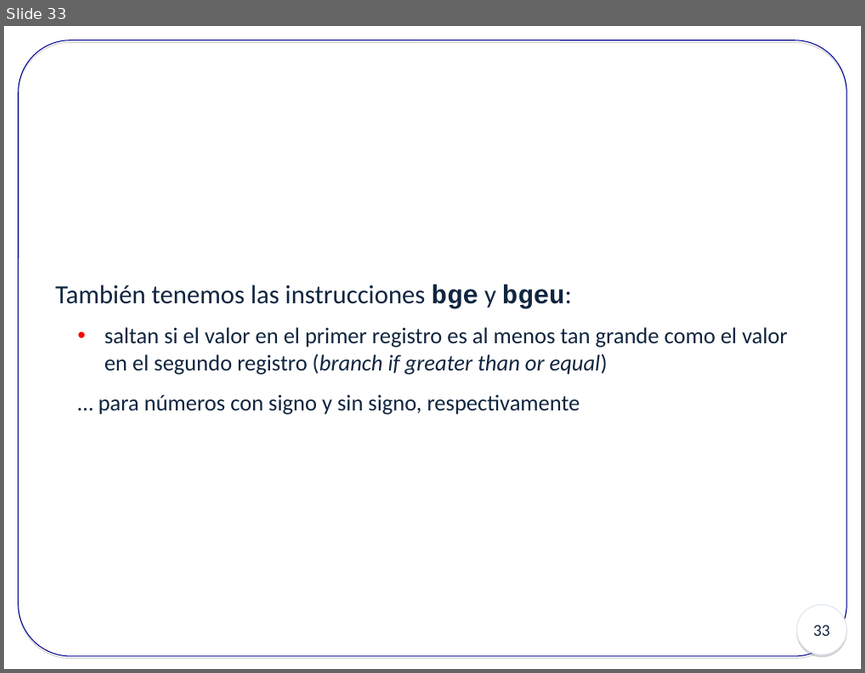
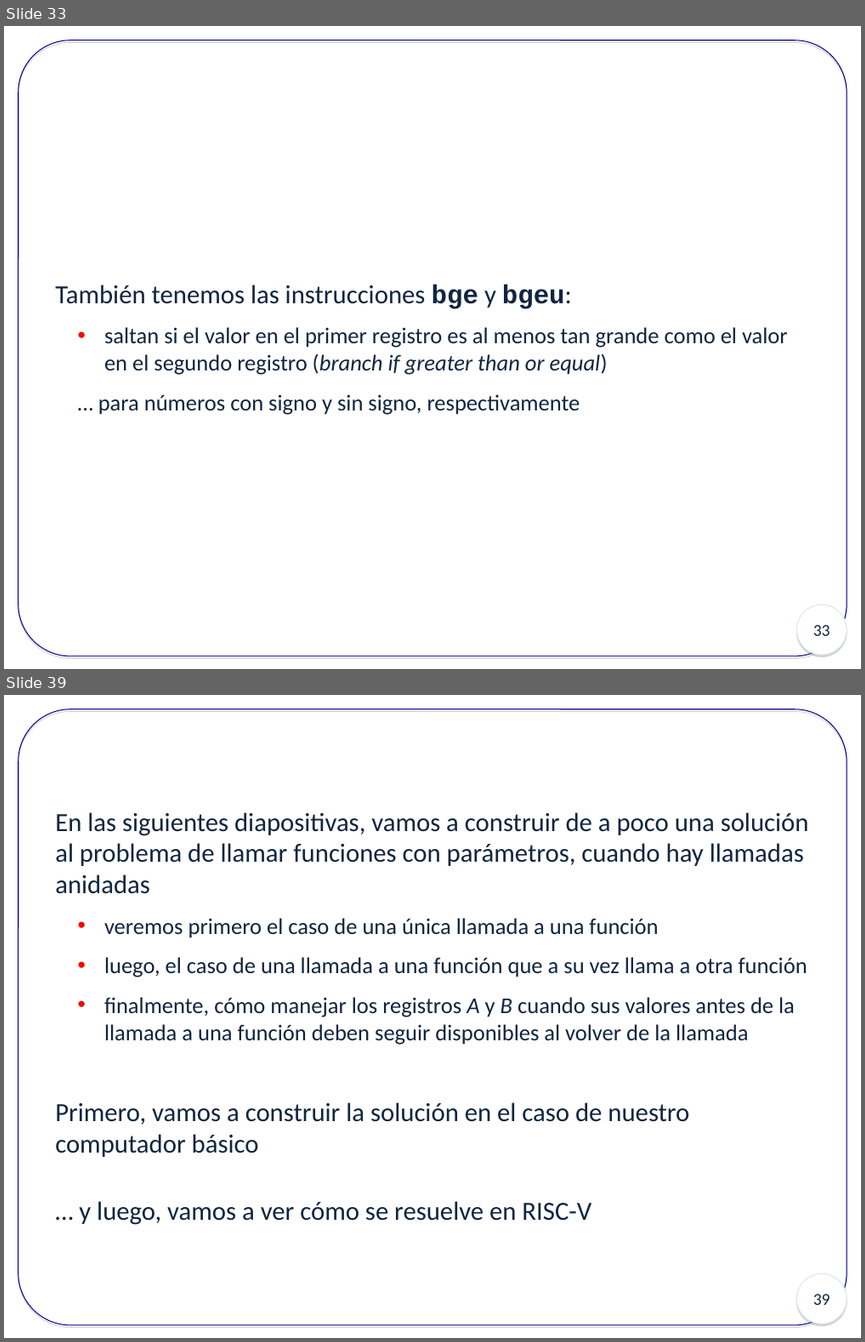
Before and after one commit to fediaz3/syllabus-2021-1, a slide deck: Clases/InstrucsRISC-V.ppt. Shown one above the other, each under a label of ours: slide 33 before the commit, slides 33 and 39 after it; the slides between them are not shown. The pictures are 865x673 and 865x1342 pixels, drawn with LibreOffice and Linux fonts; fonts in the diff are those of the drawing. Boxes give left, top, right and bottom in pixels: in the first picture for what was removed or moved away, otherwise in the second. Text is boxed around its words. In the diff, an @@ line names an element or a change of style, - is before the commit and + after.

Commit message:
readme y diapos hoy

```diff
--- a/Clases/InstrucsRISC-V.ppt
+++ b/Clases/InstrucsRISC-V.ppt
@@ slide 39 added at [4,695,861,1338], background #FFFFFF; not listed: 2 template elements that a slide beside it also shows @@
@@ text added at [55,812,809,1225], 22 pt, text #10253F @@
+En las siguientes diapositivas, vamos a construir de a poco una solución al problema de llamar funciones con parámetros, cuando hay llamadas anidadas
+  • veremos primero el caso de una única llamada a una función
+  • luego, el caso de una llamada a una función que a su vez llama a otra función
+  • finalmente, cómo manejar los registros A y B cuando sus valores antes de la llamada a una función deben seguir disponibles al volver de la llamada
+Primero, vamos a construir la solución en el caso de nuestro computador básico
+… y luego, vamos a ver cómo se resuelve en RISC-V
```
Also in this commit, not shown: 7 slides changed, 5 other slides added, 2 other files.
